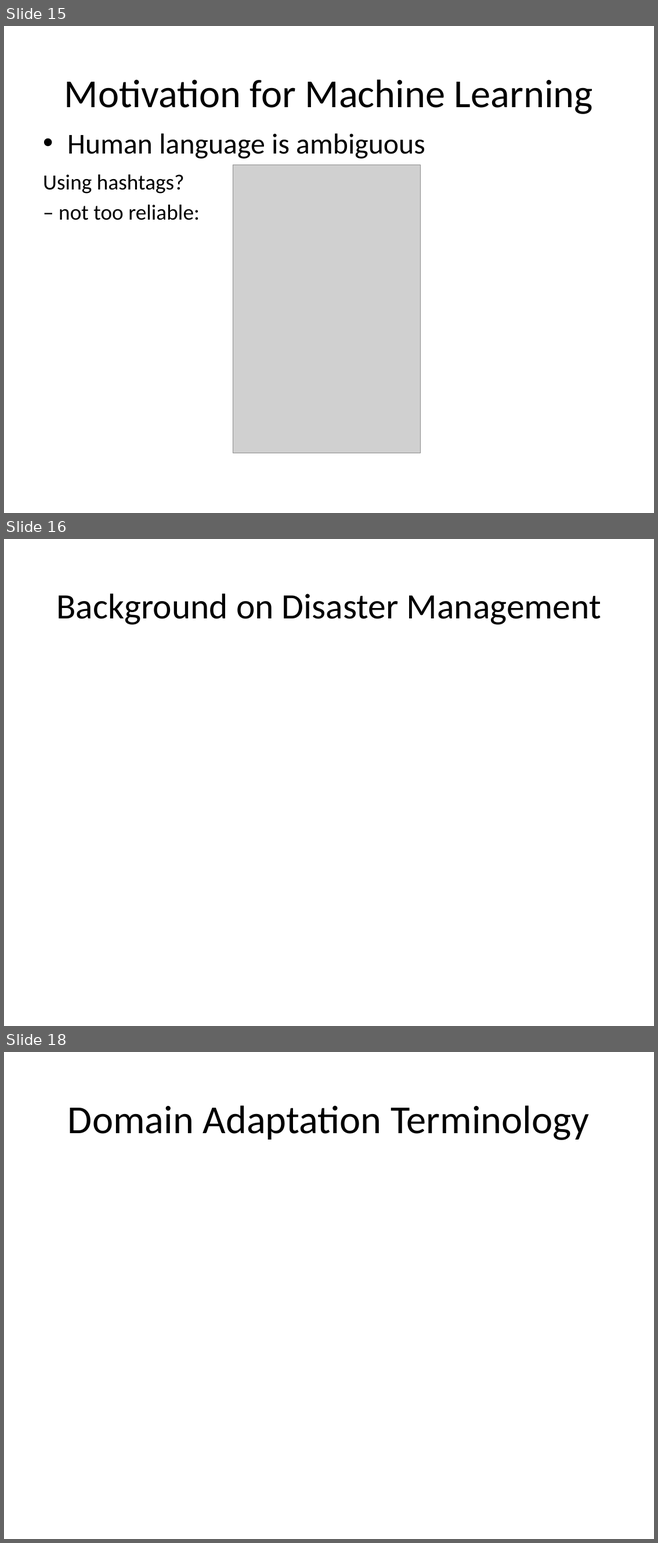
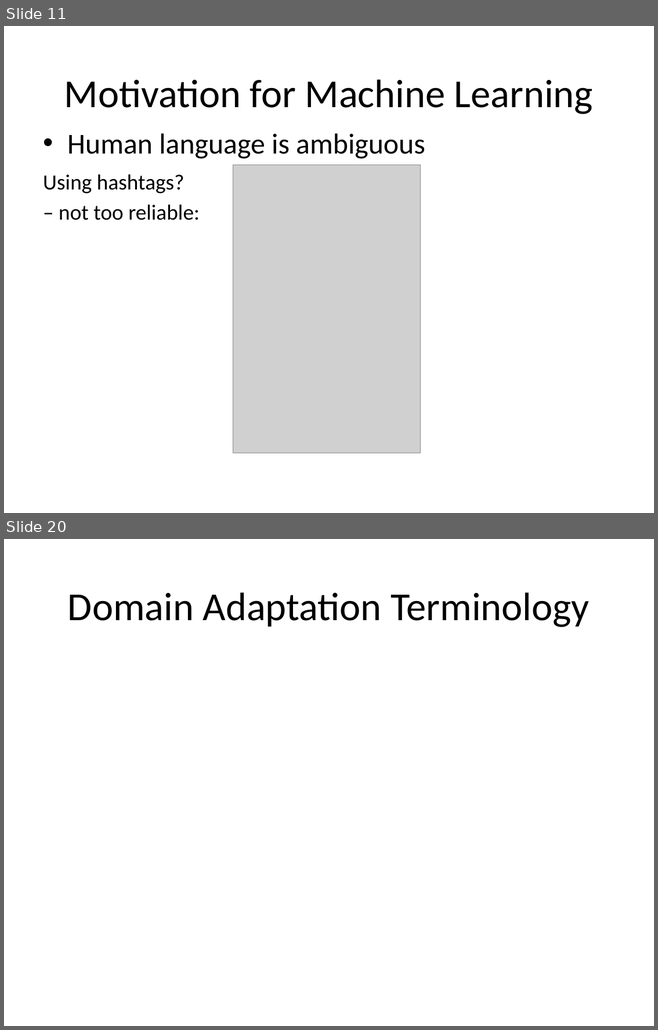
Before and after one commit to Oleksandra28/grad_forum, a slide deck: grad-presentation-sopova 2.pptx. Shown one above the other, each under a label of ours: slides 15, 16 and 18 before the commit, slides 11 and 20 after it; the slides between them are not shown. The pictures are 658x1543 and 658x1030 pixels, drawn with LibreOffice and Linux fonts; fonts in the diff are those of the drawing; grey boxes stand for pictures; background and template pictures are left out. Boxes give left, top, right and bottom in pixels: in the first picture for what was removed or moved away, otherwise in the second. Text is boxed around its words. In the diff, an @@ line names an element or a change of style, - is before the commit and + after.

```diff
--- a/grad-presentation-sopova 2.pptx
+++ b/grad-presentation-sopova 2.pptx
@@ slide 16 removed at (4,539,654,1026), background picture (left out) @@
@@ title removed at (56,594,601,625) @@
-Background on Disaster Management
@@ what was slide 15 is now slide 11 @@
@@ what was slide 18 is now slide 20 @@
```
Also in this commit, not shown: 9 slides changed, 2 slides added, 1 other slide removed, 6 other files.
